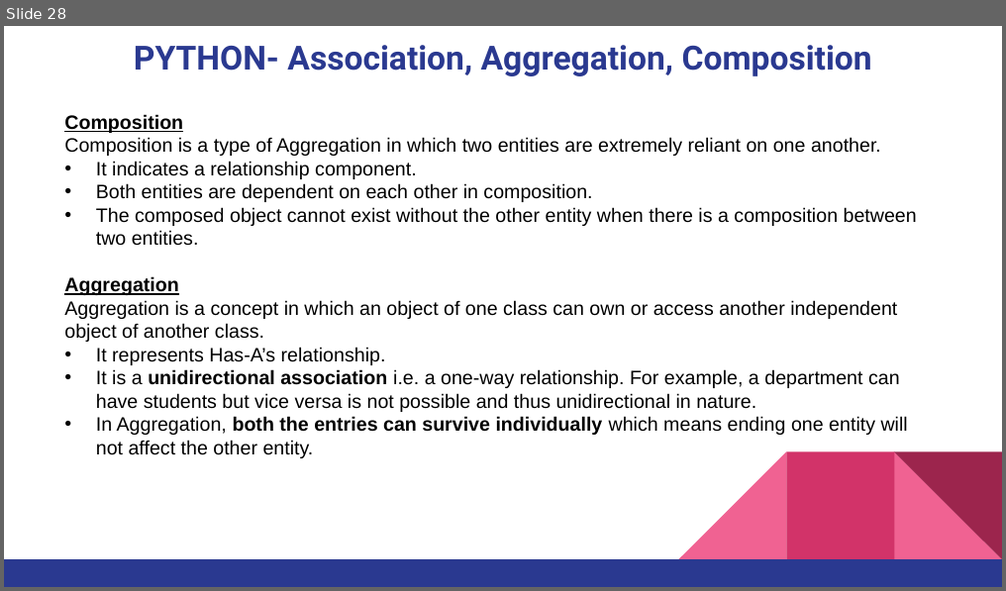
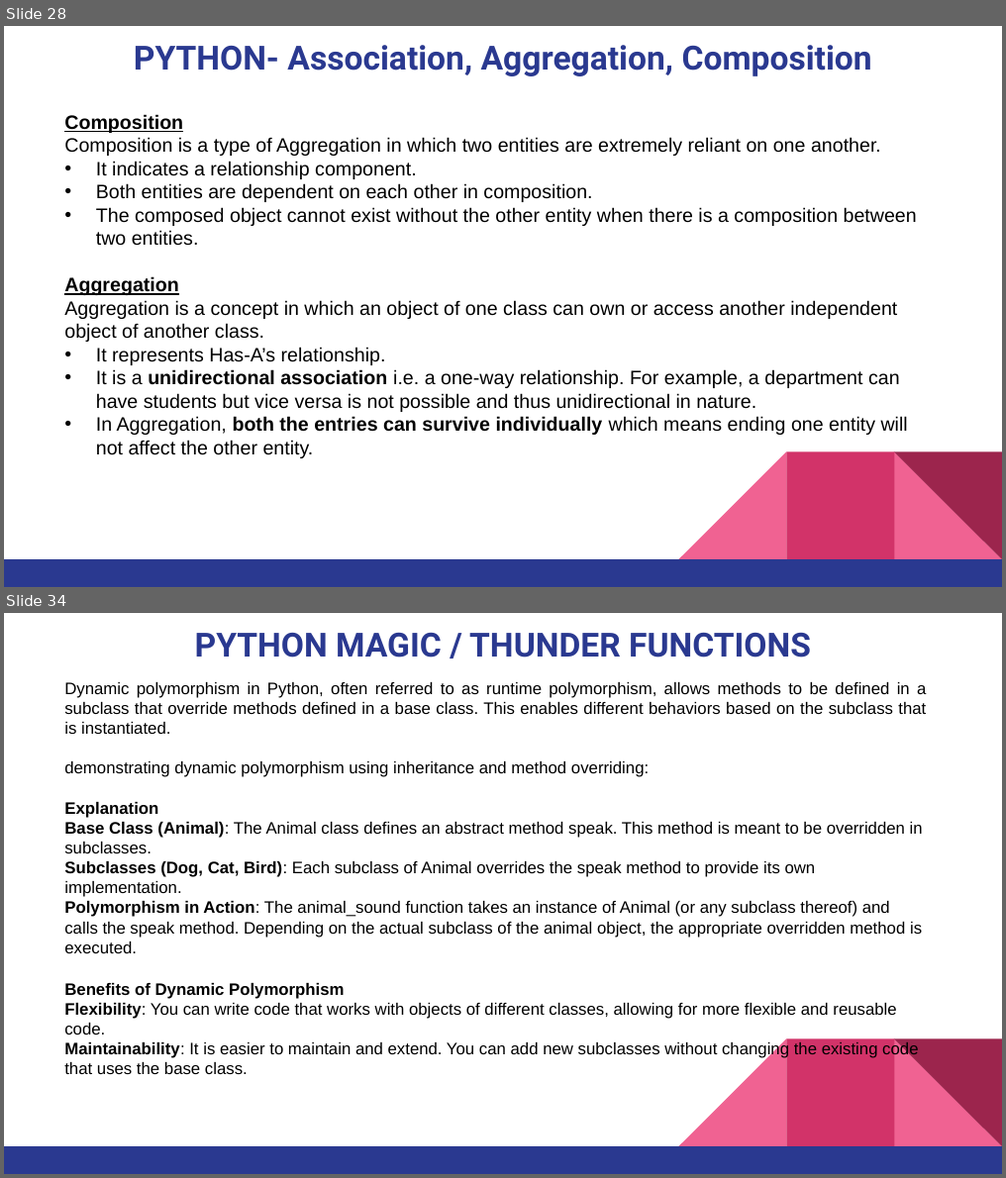
Before and after one commit to pnytrainingrepo/artificial-intelligence, a slide deck: Python-Programming-Week02.pptx. Shown one above the other, each under a label of ours: slide 28 before the commit, slides 28 and 34 after it; the slides between them are not shown. The pictures are 1006x591 and 1006x1178 pixels, drawn with LibreOffice and Linux fonts; fonts in the diff are those of the drawing. Boxes give left, top, right and bottom in pixels: in the first picture for what was removed or moved away, otherwise in the second. Text is boxed around its words. In the diff, an @@ line names an element or a change of style, - is before the commit and + after.

```diff
--- a/Python-Programming-Week02.pptx
+++ b/Python-Programming-Week02.pptx
@@ slide 34 added at (4,613,1002,1174), background #FFFFFF; not listed: 5 template elements that a slide beside it also shows @@
@@ title added at (195,632,811,658), 24 pt, text #2A3990, bold @@
+PYTHON MAGIC / THUNDER FUNCTIONS
@@ text added at (64,682,926,1074), 12 pt, text #000000 @@
+Dynamic polymorphism in Python, often referred to as runtime polymorphism, allows methods to be defined in a subclass that override methods defined in a base class. This enables different behaviors based on the subclass that is instantiated.
+demonstrating dynamic polymorphism using inheritance and method overriding:
+Explanation
+Base Class (Animal): The Animal class defines an abstract method speak. This method is meant to be overridden in subclasses.
+Subclasses (Dog, Cat, Bird): Each subclass of Animal overrides the speak method to provide its own implementation.
+Polymorphism in Action: The animal_sound function takes an instance of Animal (or any subclass thereof) and calls the speak method. Depending on the actual subclass of the animal object, the appropriate overridden method is executed.
+Benefits of Dynamic Polymorphism
+Flexibility: You can write code that works with objects of different classes, allowing for more flexible and reusable code.
+Maintainability: It is easier to maintain and extend. You can add new subclasses without changing the existing code that uses the base class.
```
Also in this commit, not shown: 7 other slides added, 3 other files.
